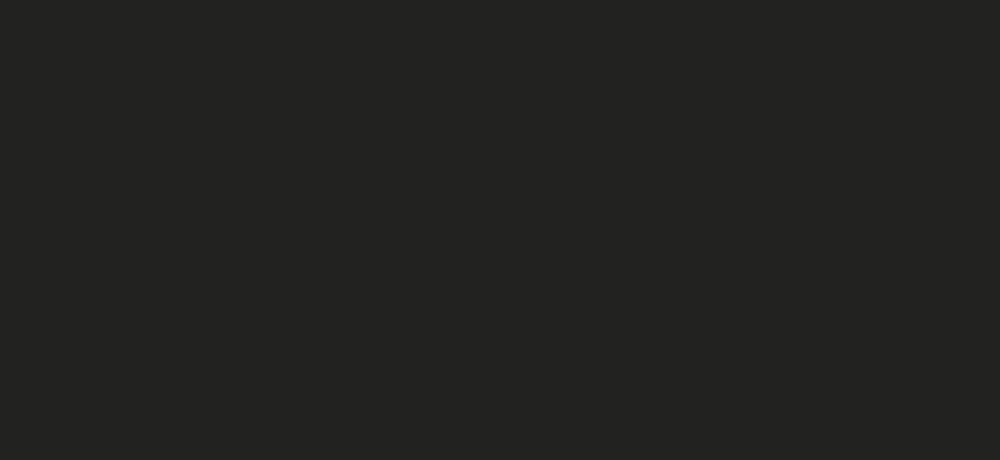
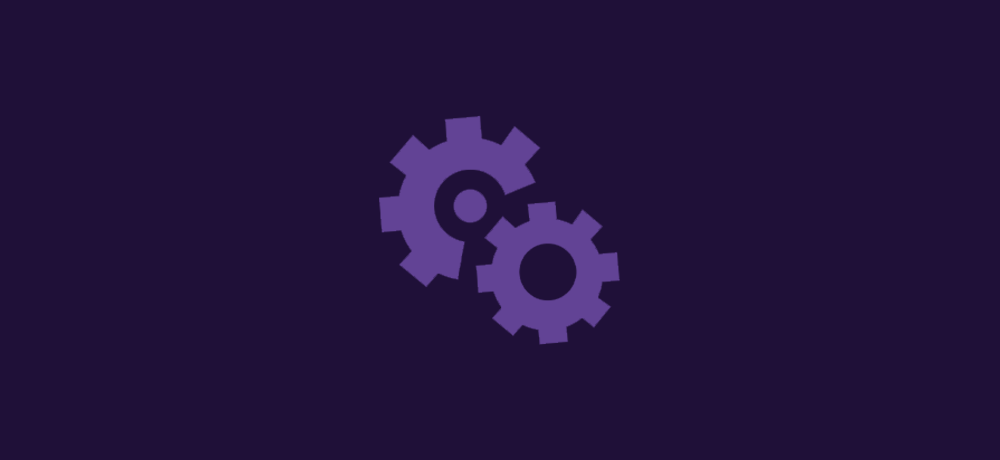
Comparing the layer stacks of the two 1000×460 images. Changes:
added layer "Layer 5" above "Layer 8" over <box>379,115,622,345</box>
added layer "Layer 8" above "Layer 4" over <box>0,0,1000,460</box>
hid "Layer 4" over <box>0,0,1000,460</box>
